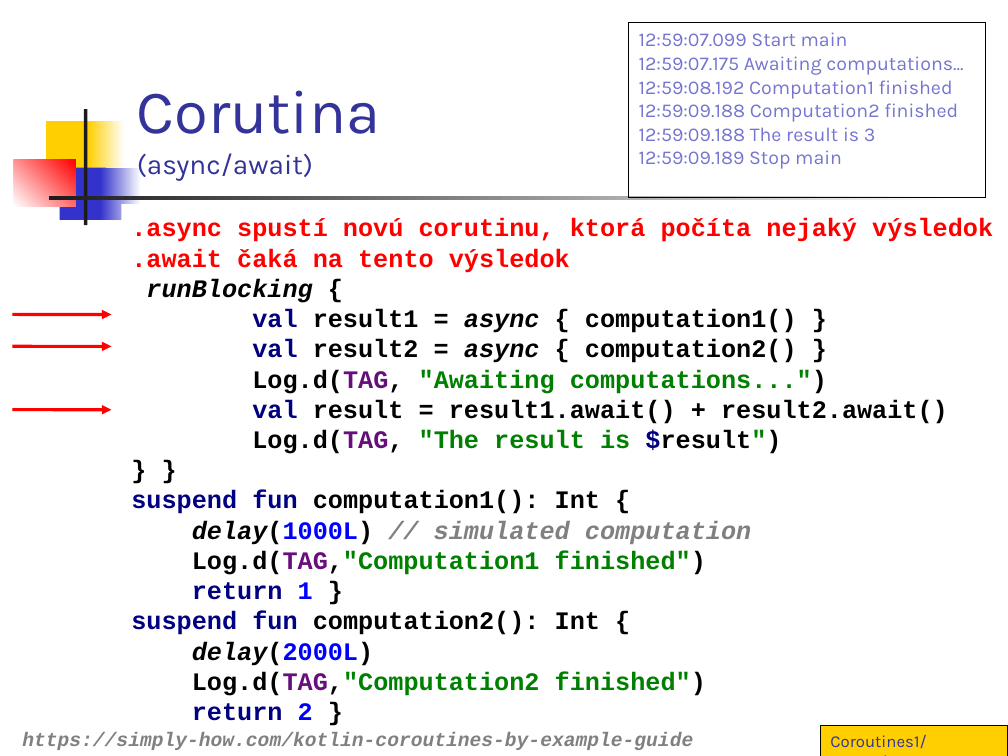
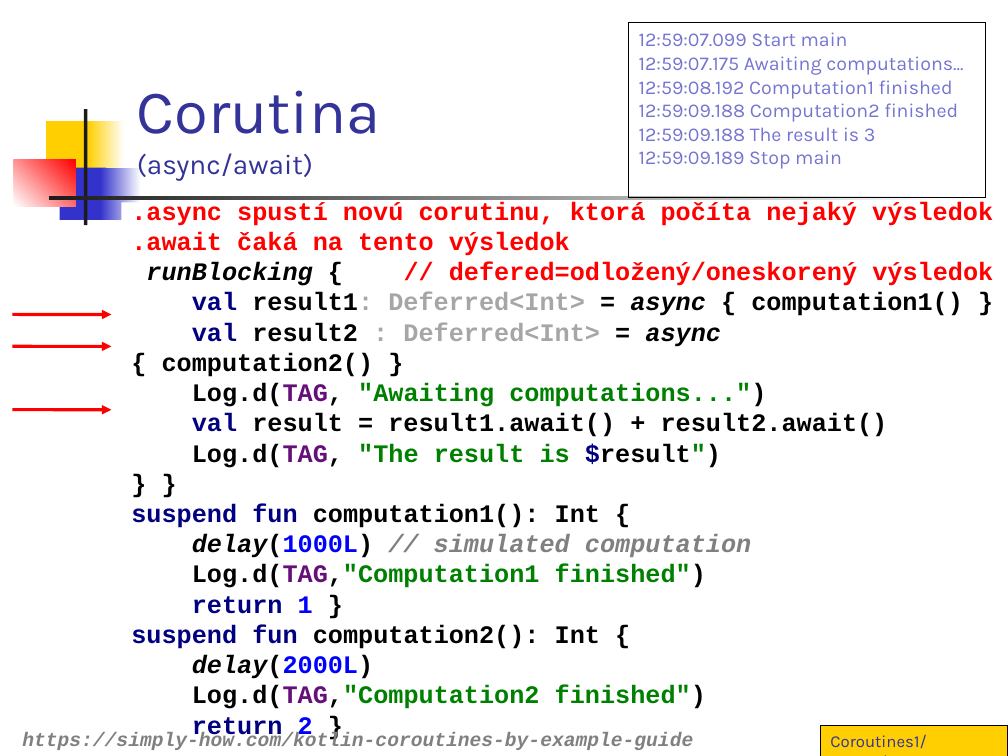
Before and after one commit to vmandro/Prednasky, a slide deck: slide 24 of 10/10_Android.ppt (slide 23 before the commit). Drawn at 1008x756 pixels with LibreOffice and Linux fonts; fonts in the diff are those of the drawing. Boxes give left, top, right and bottom in pixels: in the first picture for what was removed or moved away, otherwise in the second. Text is boxed around its words. In the diff, an @@ line names an element or a change of style, - is before the commit and + after.

```diff
--- a/10/10_Android.ppt
+++ b/10/10_Android.ppt
@@ rectangle ".async spustí novú corutinu, ktorá ..." resized from (x1=131, y1=218, x2=993, y2=721) to (x1=121, y1=203, x2=1006, y2=732) @@
@@ text in rectangle at (x1=131, y1=262, x2=993, y2=742): text changed @@
-runBlocking {
-val result1 = async { computation1() }
-val result2 = async { computation2() }
-Log.d(TAG, "Awaiting computations...")
-val result = result1.await() + result2.await()
-Log.d(TAG, "The result is $result")
-} }
-suspend fun computation1(): Int {
-delay(1000L) // simulated computation
-Log.d(TAG,"Computation1 finished")
-return 1 }
-suspend fun computation2(): Int {
-delay(2000L)
-Log.d(TAG,"Computation2 finished")
-return 2 }
+runBlocking { // defered=odložený/oneskorený výsledok
+val result1: Deferred<Int> = async { computation1() }
+val result2 : Deferred<Int> = async { computation2() }
+Log.d(TAG, "Awaiting computations...")
+val result = result1.await() + result2.await()
+Log.d(TAG, "The result is $result")
+} }
+suspend fun computation1(): Int {
+delay(1000L) // simulated computation
+Log.d(TAG,"Computation1 finished")
+return 1 }
+suspend fun computation2(): Int {
+delay(2000L)
+Log.d(TAG,"Computation2 finished")
+return 2 }
```
Also in this commit, not shown: 22 other slides changed, 6 slides added, 4 other files.
